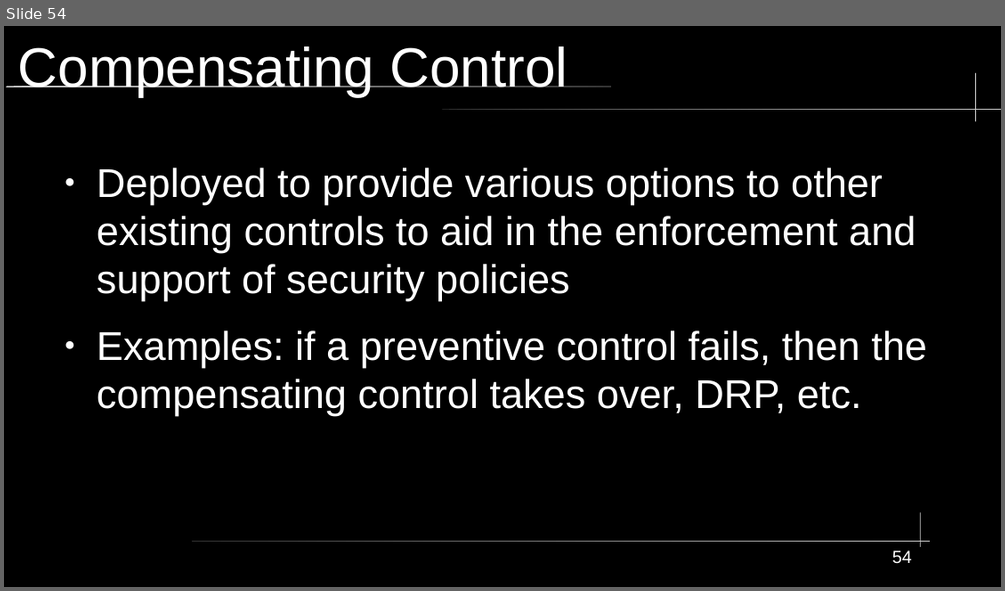
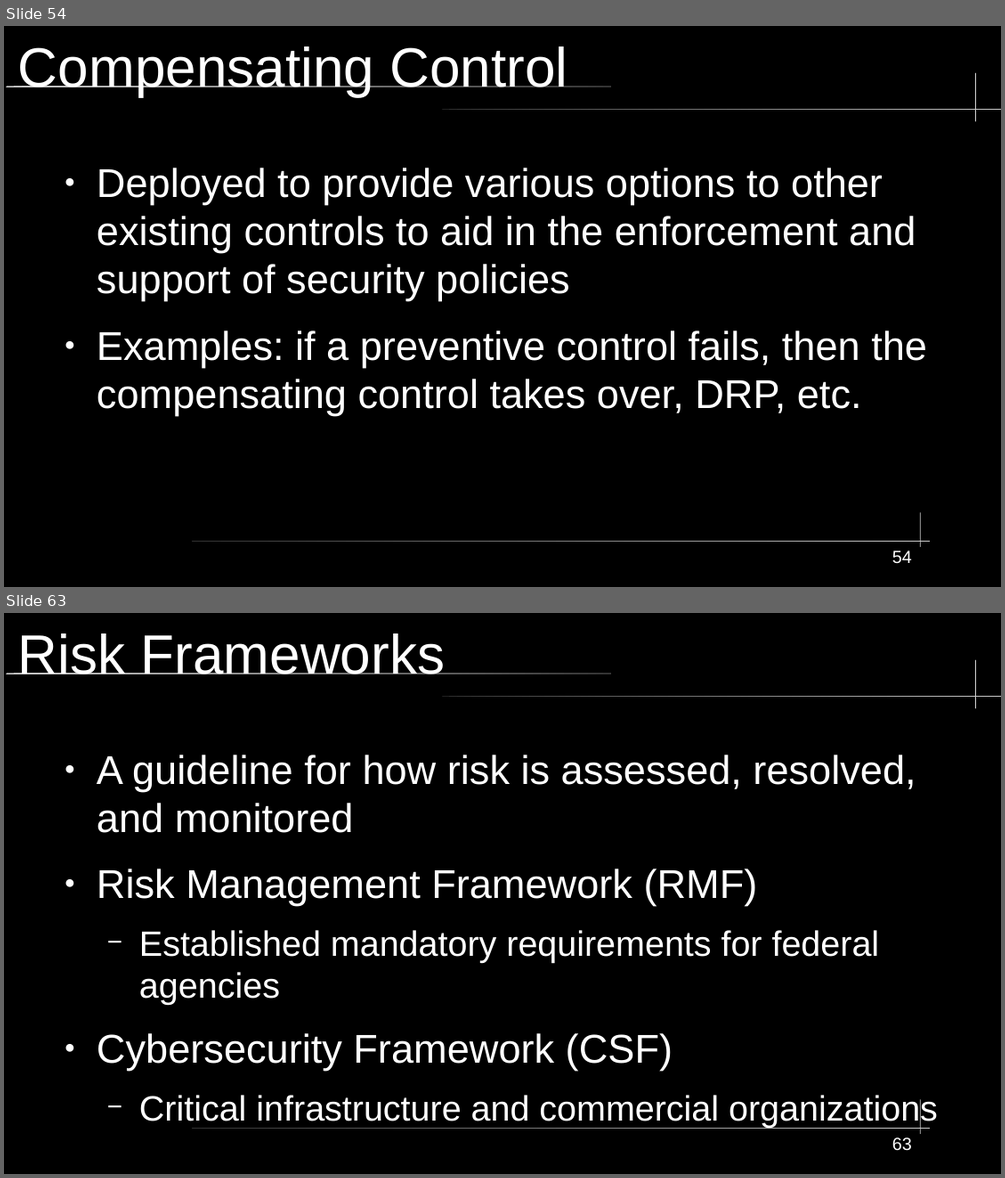
Before and after one commit to City-Colleges-of-Chicago-Cybersecurity/COMPSFI-214, a slide deck: 2026/Spring/powerpoints/Chapter-02-Personnel-Security-and-Risk-Management-Concepts.odp. Shown one above the other, each under a label of ours: slide 54 before the commit, slides 54 and 63 after it; the slides between them are not shown. The pictures are 1005x591 and 1005x1178 pixels, drawn with LibreOffice and Linux fonts; fonts in the diff are those of the drawing. Boxes give left, top, right and bottom in pixels: in the first picture for what was removed or moved away, otherwise in the second. Text is boxed around its words. In the diff, an @@ line names an element or a change of style, - is before the commit and + after.

Commit message:
Adding different frameworks

```diff
--- a/2026/Spring/powerpoints/Chapter-02-Personnel-Security-and-Risk-Management-Concepts.odp
+++ b/2026/Spring/powerpoints/Chapter-02-Personnel-Security-and-Risk-Management-Concepts.odp
@@ slide 63 added at bbox=[4, 613, 1001, 1174], background #000000; not listed: 5 template elements that a slide beside it also shows @@
@@ title added at bbox=[18, 633, 445, 674], 44 pt, text #FFFFFF @@
+Risk Frameworks
@@ text added at bbox=[97, 755, 938, 1127], 32 pt, text #FFFFFF @@
+● A guideline for how risk is assessed, resolved, and monitored
+● Risk Management Framework (RMF)
+  − Established mandatory requirements for federal agencies
+● Cybersecurity Framework (CSF)
+  − Critical infrastructure and commercial organizations
@@ page number added at bbox=[892, 1137, 912, 1151], 14 pt, text #FFFFFF @@
+63
```
Also in this commit, not shown: 20 other slides added.
